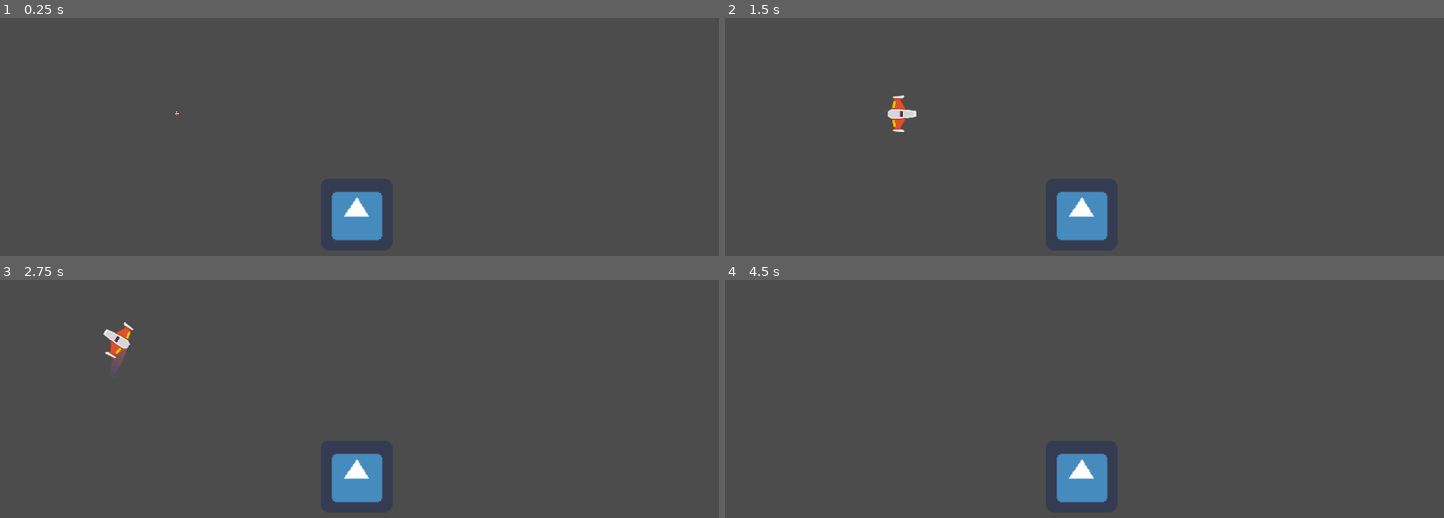
Above: before the commit, frames 1-4 (two rows, left to right).
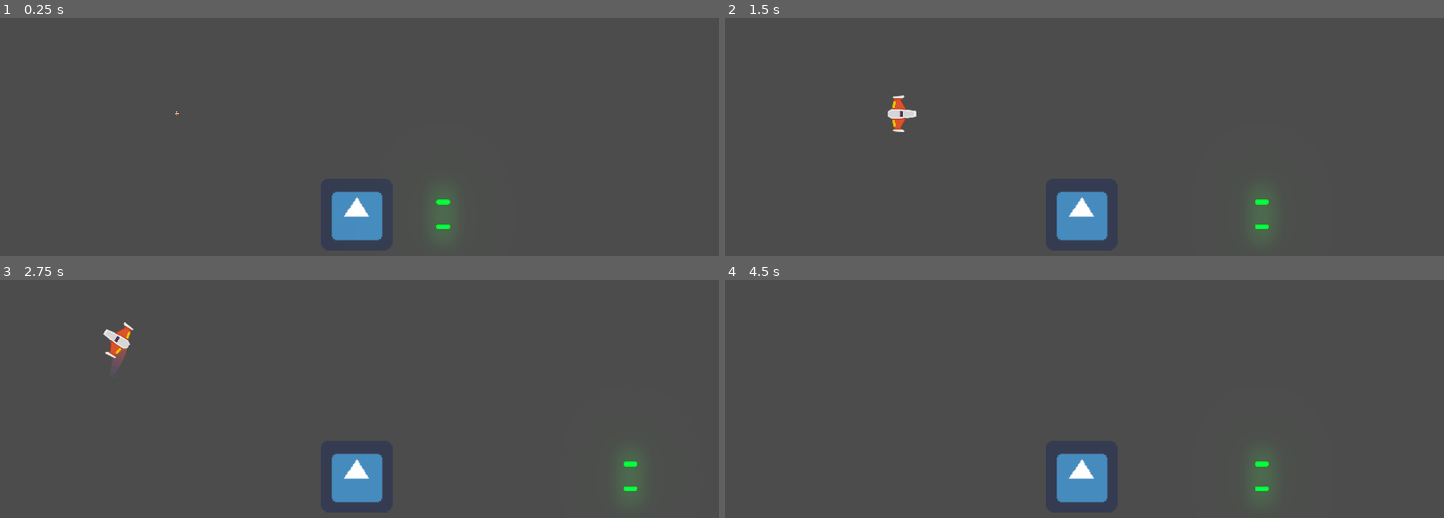
Above: after the commit, the same moments.

Repository: 07Facundo/Juego_Meteoritos
Game: Godot game, scene res://Juego/Niveles/NivelTest.tscn
The game is run twice, just before and just after one commit, with the same random seed, the same clock (stepped at 60 frames per second) and the same inputs. The engine's default icon, where the game draws it, is replaced by a stand-in: a white triangle on a blue panel in a dark square.
Inputs:
- Up to frame 1 (0.25 s): no input
- Up to frame 2 (1.5 s): hold W (mover_adelante) 0.53-1.28 s; hold Space (disparo_principal) 0.53-1.28 s; hold S (mover_atras) from 1.28 s (still down); tap Alt (disparo_secundario) at 1.35 s
- Up to frame 3 (2.75 s): release S (mover_atras) at 2.03 s; hold W (mover_adelante) from 2.03 s (still down); hold A (rotar_antihorario) from 2.03 s (still down)
- Up to frame 4 (4.5 s): release A (rotar_antihorario) at 2.78 s; tap D (rotar_horario) at 2.85 s; release W (mover_adelante) at 3.53 s; hold Space (disparo_principal) 3.53-4.28 s; hold S (mover_atras) from 3.53 s (still down); tap Alt (disparo_secundario) at 4.35 s

The runs differ from the first frame. In frame 1, 0.3% of the frame differs, in the area x 60-63%, y 75-91%; in frame 2, 0.3%; in frame 3, 0.3%; in frame 4, 0.3%.

Commit message:
Otros ajustes.

Diff:
--- /dev/null
+++ b/Juego/Naves/AreaColision.gd
@@ -0,0 +1,4 @@
+extends Area2D
+
+func recibir_danio(danio: float) -> void:
+	owner.recibir_danio(danio)
--- a/Juego/Naves/EnemigoDummy.gd
+++ b/Juego/Naves/EnemigoDummy.gd
@@ -1,7 +1,19 @@
 extends Node2D
 
+var hitpoints: float = 10.0
 
+
+# warning-ignore:unused_argument
+func _process(delta: float) -> void:
+	$Canion.set_esta_disparando(true)
 
 func _on_Area2D_body_entered(body: Node) -> void:
 	if body is Player:
 		body.destruir()
+
+func recibir_danio(danio: float) -> void:
+	if hitpoints <= 0.0:
+		Eventos.emit_signal("nave_destruida", global_position, 3)
+		queue_free()
+	else:
+		hitpoints -= danio
--- a/Juego/Naves/EnemigoDummy.tscn
+++ b/Juego/Naves/EnemigoDummy.tscn
@@ -1,7 +1,10 @@
-[gd_scene load_steps=4 format=2]
+[gd_scene load_steps=7 format=2]
 
 [ext_resource path="res://icon.png" type="Texture" id=1]
 [ext_resource path="res://Juego/Naves/EnemigoDummy.gd" type="Script" id=2]
+[ext_resource path="res://Juego/Naves/AreaColision.gd" type="Script" id=3]
+[ext_resource path="res://Juego/Proyectiles/Canion.tscn" type="PackedScene" id=4]
+[ext_resource path="res://Juego/Proyectiles/ProyectilEnemigo.tscn" type="PackedScene" id=5]
 
 [sub_resource type="RectangleShape2D" id=1]
 extents = Vector2( 95.3517, 94.8219 )
@@ -12,6 +15,7 @@
 [node name="Area2D" type="Area2D" parent="."]
 collision_layer = 2
 collision_mask = 13
+script = ExtResource( 3 )
 
 [node name="CollisionShape2D" type="CollisionShape2D" parent="Area2D"]
 modulate = Color( 0, 0, 0, 1 )
@@ -22,4 +26,22 @@
 scale = Vector2( 3, 3 )
 texture = ExtResource( 1 )
 
+[node name="Canion" parent="." instance=ExtResource( 4 )]
+position = Vector2( -1.68369, 0 )
+proyectil = ExtResource( 5 )
+cadencia_disparo = 1.0
+velocidad_proyectil = 1000
+danio_proyectil = 3
+
+[node name="PuntoIzquierdo" parent="Canion" index="0"]
+position = Vector2( 0, -33 )
+
+[node name="PuntoDerecho" parent="Canion" index="1"]
+position = Vector2( 0, 33 )
+
+[node name="DisparoSFX" parent="Canion" index="2"]
+volume_db = -15.0
+
 [connection signal="body_entered" from="Area2D" to="." method="_on_Area2D_body_entered"]
+
+[editable path="Canion"]
--- a/Juego/Naves/Player/Player.gd
+++ b/Juego/Naves/Player/Player.gd
@@ -14,13 +14,14 @@
 var empuje: Vector2 = Vector2.ZERO
 var dir_rotacion:int = 0
 var estado_actual: int = ESTADO.SPAWN
-
+var hitpoints: float = 15.0
 
 onready var canion:Canion = $Canion
 onready var laser:RayoLaser = $LaserBeam2D
 onready var estela: Estela = $EstelaPuntoInicio/Trail2D
 onready var motor_sfx: Motor = $MotorSFX
 onready var colisionador: CollisionShape2D = $CollisionShape2D
+onready var impacto_sfx: AudioStreamPlayer = $AudioStreamPlayer
 
 # Called when the node enters the scene tree for the first time.
 func _ready() -> void:
@@ -115,3 +116,9 @@
 
 func destruir() -> void:
 	controlar_estados(ESTADO.MUERTO)
+
+func recibir_danio(danio: float) -> void:
+	hitpoints -= danio
+	if hitpoints <= 0.0:
+		destruir()
+	impacto_sfx.play()
--- a/Juego/Naves/Player/Player.tscn
+++ b/Juego/Naves/Player/Player.tscn
@@ -7,6 +7,7 @@
 [ext_resource path="res://Juego/Proyectiles/Laser/LaserBeam2D.tscn" type="PackedScene" id=5]
 [ext_resource path="res://Juego/Naves/Player/Estela/Trail2D.tscn" type="PackedScene" id=6]
 [ext_resource path="res://Juego/Motor/MotorSFX.tscn" type="PackedScene" id=7]
+[ext_resource path="res://Juego/Naves/Player/player_golpeado.ogg" type="AudioStream" id=8]
 
 [sub_resource type="CircleShape2D" id=1]
 radius = 36.8241
@@ -60,6 +61,7 @@
 [node name="Player" type="RigidBody2D"]
 z_index = 50
 z_as_relative = false
+collision_mask = 22
 physics_material_override = ExtResource( 2 )
 gravity_scale = 0.0
 can_sleep = false
@@ -108,6 +110,11 @@
 anims/default = SubResource( 3 )
 anims/spawn = SubResource( 4 )
 
+[node name="AudioStreamPlayer" type="AudioStreamPlayer" parent="."]
+stream = ExtResource( 8 )
+volume_db = -12.0
+bus = "SFX"
+
 [connection signal="animation_finished" from="AnimationPlayer" to="." method="_on_AnimationPlayer_animation_finished"]
 
 [editable path="Canion"]
--- a/Juego/Niveles/Nivel.gd
+++ b/Juego/Niveles/Nivel.gd
@@ -30,6 +30,7 @@
 	contenedor_proyectiles.add_child (proyectil)
 
 func _on_nave_destruida(posicion: Vector2, num_explosiones: int) ->void:
+# warning-ignore:unused_variable
 	for i in range(num_explosiones):
 		var new_explosion:Node2D = explosion.instance()
 		new_explosion.global_position = posicion
--- a/Juego/Proyectiles/Canion.tscn
+++ b/Juego/Proyectiles/Canion.tscn
@@ -9,6 +9,7 @@
 proyectil = ExtResource( 2 )
 cadencia_disparo = 0.25
 velocidad_proyectil = 1600
+danio_proyectil = 2
 
 [node name="PuntoIzquierdo" type="Position2D" parent="."]
 
--- a/Juego/Proyectiles/Laser/LaserBeam2D.gd
+++ b/Juego/Proyectiles/Laser/LaserBeam2D.gd
@@ -16,6 +16,7 @@
 # It plays appearing and disappearing animations when it's not animating.
 # See `appear()` and `disappear()` for more information.
 var is_casting := false setget set_is_casting
+var radio_danio: float = 4 * 60 * 0.016
 
 onready var fill := $FillLine2D
 onready var tween := $Tween
@@ -32,7 +33,7 @@
 
 func _physics_process(delta: float) -> void:
 	cast_to = (cast_to + Vector2.RIGHT * cast_speed * delta).limit_length(max_length)
-	cast_beam()
+	cast_beam(delta)
 
 
 func set_is_casting(cast: bool) -> void:
@@ -57,7 +58,7 @@
 
 # Controls the emission of particles and extends the Line2D to `cast_to` or the ray's
 # collision point, whichever is closest.
-func cast_beam() -> void:
+func cast_beam(delta: float) -> void:
 	var cast_point := cast_to
 
 	force_raycast_update()
@@ -67,6 +68,8 @@
 		cast_point = to_local(get_collision_point())
 		collision_particles.global_rotation = get_collision_normal().angle()
 		collision_particles.position = cast_point
+		if get_collider().has_method("recibir_danio"):
+			get_collider().recibir_danio(radio_danio * delta)
 
 	fill.points[1] = cast_point
 	beam_particles.position = cast_point * 0.5
--- a/Juego/Proyectiles/Laser/LaserBeam2D.tscn
+++ b/Juego/Proyectiles/Laser/LaserBeam2D.tscn
@@ -65,6 +65,8 @@
 z_as_relative = false
 enabled = true
 cast_to = Vector2( 0, 0 )
+collision_mask = 6
+collide_with_areas = true
 script = ExtResource( 1 )
 
 [node name="FillLine2D" type="Line2D" parent="."]
--- a/Juego/Proyectiles/Proyectil.gd
+++ b/Juego/Proyectiles/Proyectil.gd
@@ -25,6 +25,25 @@
 func _physics_process(delta: float) -> void:
 	position += velocidad * delta
 
+#Seniales internas
 
 func _on_VisibilityNotifier2D_screen_exited() -> void:
 	queue_free()
+
+func _on_area_entered(area: Area2D) -> void:
+	daniar(area)
+
+func _on_body_entered(body: Node) -> void:
+	daniar(body)
+
+func _on_ProyectilEnemigo_area_entered(area: Area2D) -> void:
+	daniar(area)
+
+func _on_ProyectilEnemigo_body_entered(body: Node) -> void:
+	daniar(body)
+
+
+func daniar(otro_cuerpo: CollisionObject2D) -> void:
+	if otro_cuerpo.has_method("recibir_danio"):
+		otro_cuerpo.recibir_danio(danio)
+	queue_free()
--- a/Juego/Proyectiles/ProyectilEnemigo.tscn
+++ b/Juego/Proyectiles/ProyectilEnemigo.tscn
@@ -19,3 +19,6 @@
 
 [node name="CollisionShape2D" parent="." index="1"]
 shape = SubResource( 1 )
+
+[connection signal="area_entered" from="." to="." method="_on_ProyectilEnemigo_area_entered"]
+[connection signal="body_entered" from="." to="." method="_on_ProyectilEnemigo_body_entered"]
--- a/Juego/Proyectiles/ProyectilPlayer.tscn
+++ b/Juego/Proyectiles/ProyectilPlayer.tscn
@@ -13,3 +13,6 @@
 
 [node name="CollisionShape2D" parent="." index="1"]
 shape = SubResource( 1 )
+
+[connection signal="area_entered" from="." to="." method="_on_area_entered"]
+[connection signal="body_entered" from="." to="." method="_on_body_entered"]
Not shown: 1 places in Juego/Naves/Player/Player.tscn that only renumber resources
Not shown, added: Juego/Naves/Player/player_golpeado.ogg.import
Not shown, added: Juego/Naves/Player/player_golpeado.ogg
